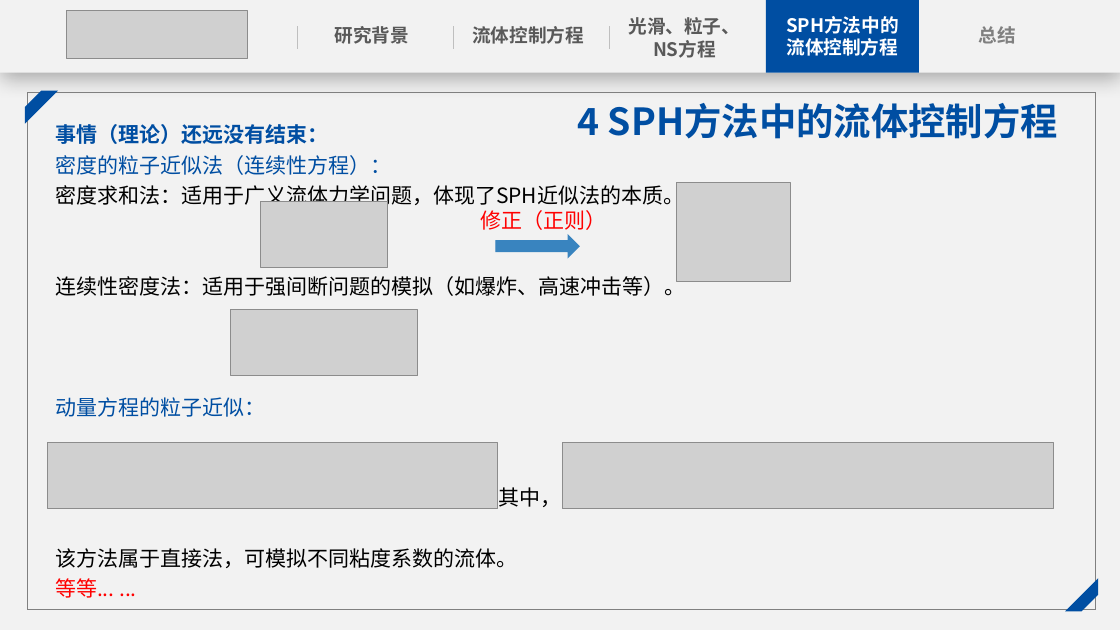
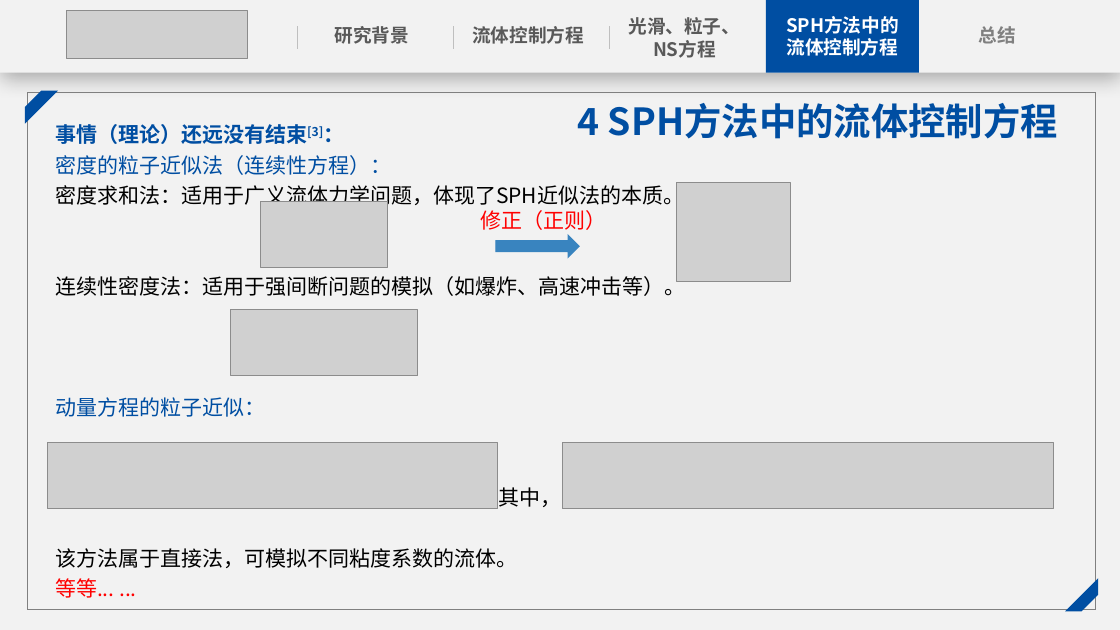
Before and after one commit to zoziha/SPH-homework, a slide deck: slide 10 of docs/课程作业文档实例/第一份作业：光滑、粒子、NS方程.pptx. Drawn at 1120x630 pixels with LibreOffice and Linux fonts; fonts in the diff are those of the drawing; grey boxes stand for pictures. Boxes give left, top, right and bottom in pixels: in the first picture for what was removed or moved away, otherwise in the second. Text is boxed around its words. In the diff, an @@ line names an element or a change of style, - is before the commit and + after.

```diff
--- a/docs/课程作业文档实例/第一份作业：光滑、粒子、NS方程.pptx
+++ b/docs/课程作业文档实例/第一份作业：光滑、粒子、NS方程.pptx
@@ text at box(55, 124, 323, 144): text changed @@
-事情（理论）还远没有结束：
+事情（理论）还远没有结束[3]：
```
Also in this commit, not shown: 3 other slides changed.
